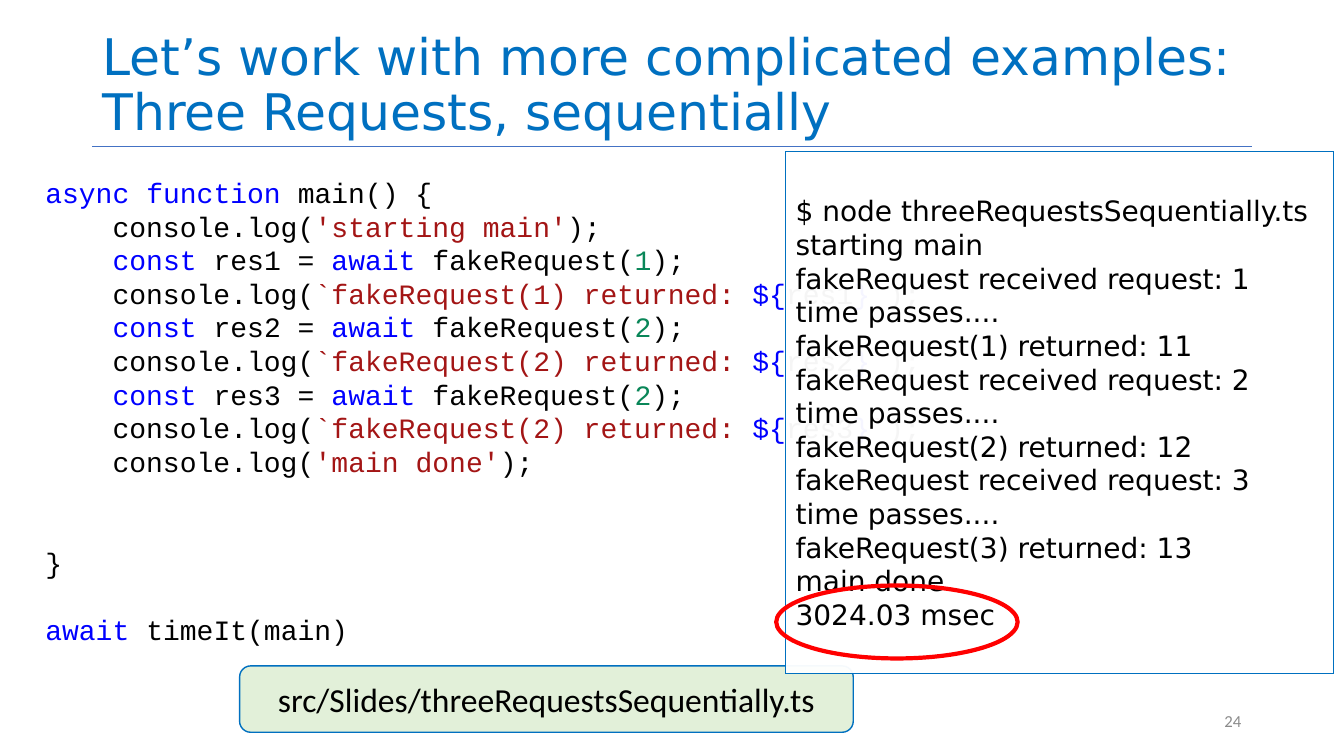
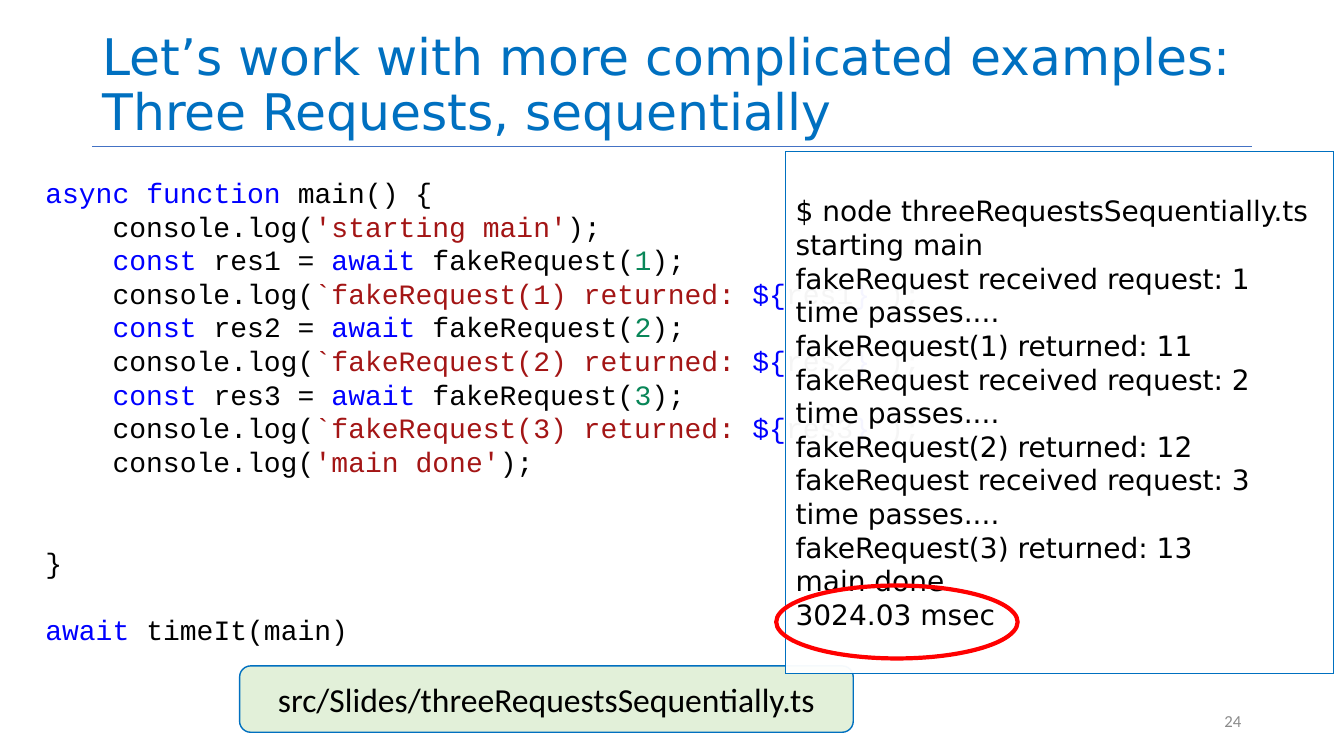
Before and after one commit to neu-se/CS4530-Fall-2026, a slide deck: slide 24 of Slides/Module 08 Concurrency.pptx. Drawn at 1344x756 pixels with LibreOffice and Linux fonts; fonts in the diff are those of the drawing. Boxes give left, top, right and bottom in pixels: in the first picture for what was removed or moved away, otherwise in the second. Text is boxed around its words. In the diff, an @@ line names an element or a change of style, - is before the commit and + after.

```diff
--- a/Slides/Module 08 Concurrency.pptx
+++ b/Slides/Module 08 Concurrency.pptx
@@ text at (113, 385, 920, 446): text changed @@
-const res3 = await fakeRequest(2);
-console.log(`fakeRequest(2) returned: ${res3}`);
+const res3 = await fakeRequest(3);
+console.log(`fakeRequest(3) returned: ${res3}`);
```
Also in this commit, not shown: 3 other slides changed, 1 other file.
